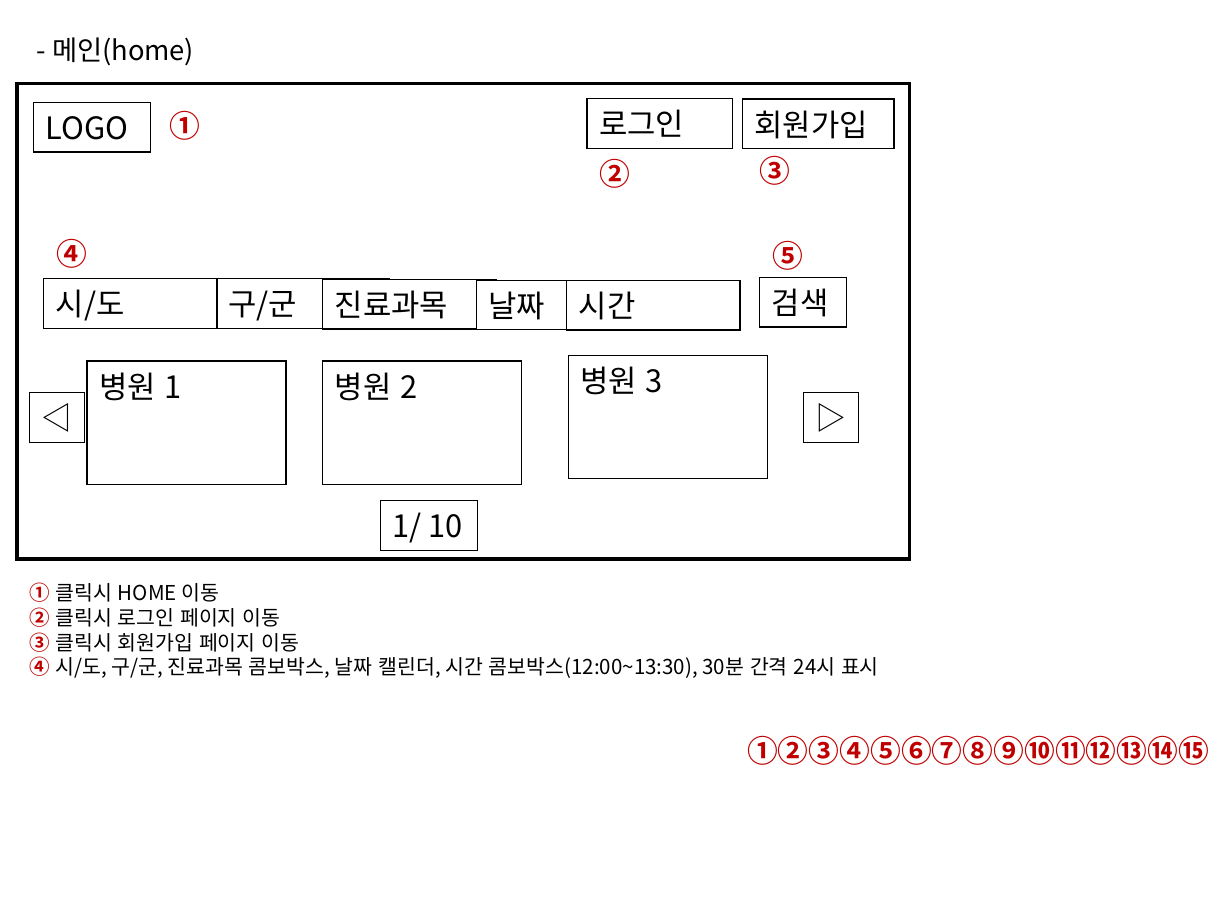
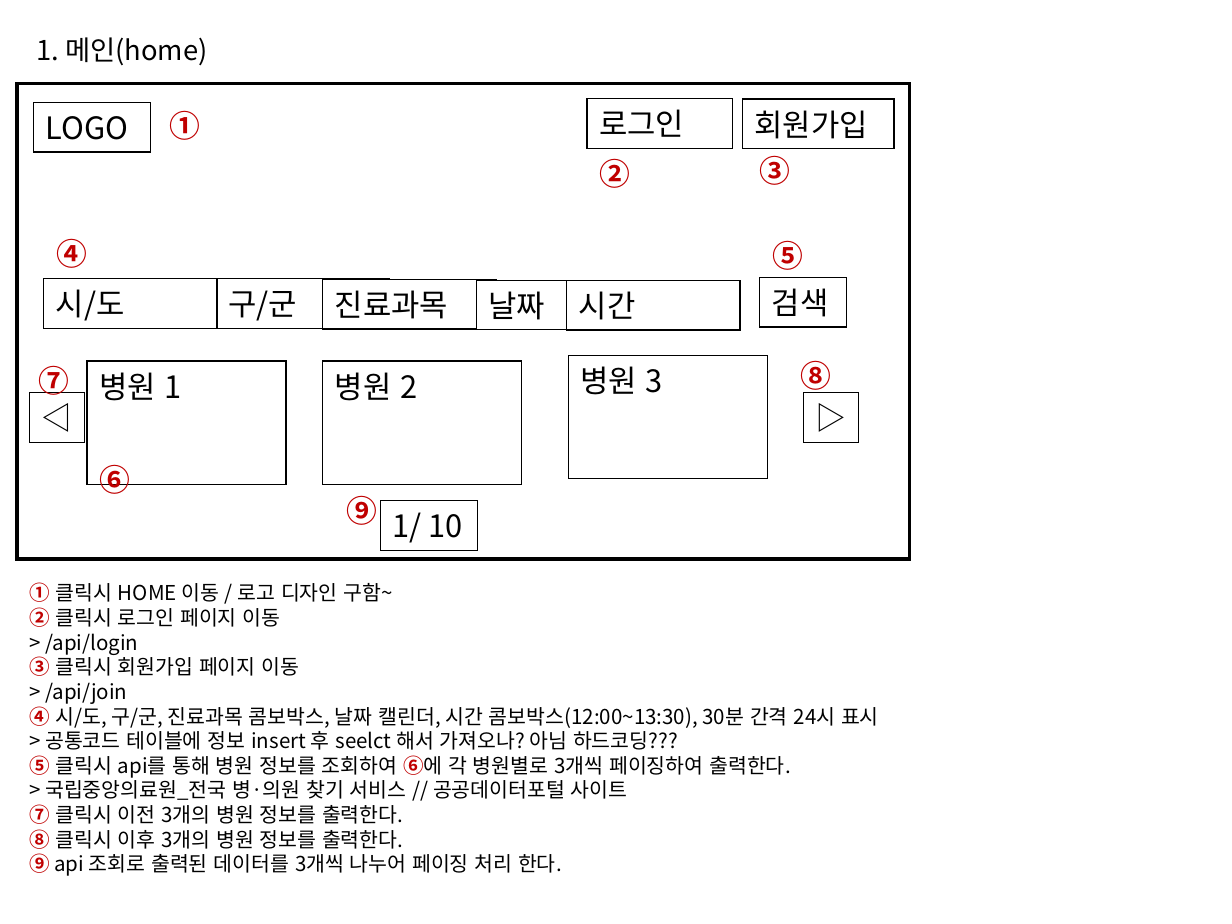
Before and after one commit to Gabintree/appintment2, a slide deck: slide 2 of 프로그램 설계.ppt. Drawn at 1232x924 pixels with LibreOffice and Linux fonts; fonts in the diff are those of the drawing. Boxes give left, top, right and bottom in pixels: in the first picture for what was removed or moved away, otherwise in the second. Text is boxed around its words. In the diff, an @@ line names an element or a change of style, - is before the commit and + after.

```diff
--- a/프로그램 설계.ppt
+++ b/프로그램 설계.ppt
@@ title at [36, 37, 207, 66]: text changed @@
-- 메인(home)
+1. 메인(home)
@@ text added at [38, 365, 69, 395], 18 pt, text #C00000, bold @@
+⑦
@@ text added at [800, 360, 831, 396], 18 pt, text #C00000, bold @@
+⑧
@@ text added at [100, 464, 131, 494], 18 pt, text #C00000, bold @@
+⑥
@@ text added at [347, 495, 378, 525], 18 pt, text #C00000, bold @@
+⑨
@@ text at [29, 582, 392, 602]: text changed @@
-① 클릭시 HOME 이동
+① 클릭시 HOME 이동 / 로고 디자인 구함~
@@ text at [45, 633, 138, 655]: paragraph added @@
+> /api/login
@@ text at [45, 682, 127, 704]: paragraph added @@
+> /api/join
@@ text at [29, 731, 790, 876]: paragraphs added @@
+> 공통코드 테이블에 정보 insert 후 seelct 해서 가져오나? 아님 하드코딩???
+⑤ 클릭시 api를 통해 병원 정보를 조회하여 ⑥에 각 병원별로 3개씩 페이징하여 출력한다.
+> 국립중앙의료원_전국 병·의원 찾기 서비스 // 공공데이터포털 사이트
+⑦ 클릭시 이전 3개의 병원 정보를 출력한다.
+⑧ 클릭시 이후 3개의 병원 정보를 출력한다.
+⑨ api 조회로 출력된 데이터를 3개씩 나누어 페이징 처리 한다.
@@ text removed at [747, 735, 1209, 765] @@
-①②③④⑤⑥⑦⑧⑨⑩⑪⑫⑬⑭⑮
```
Also in this commit, not shown: 2 slides added, 1 other file.
